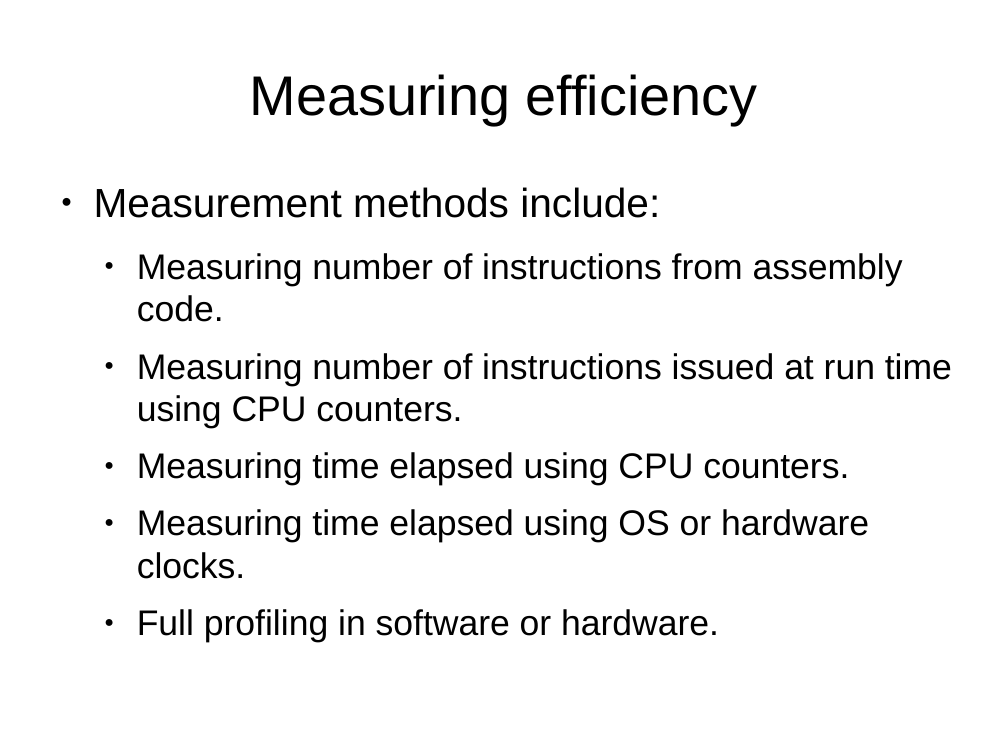
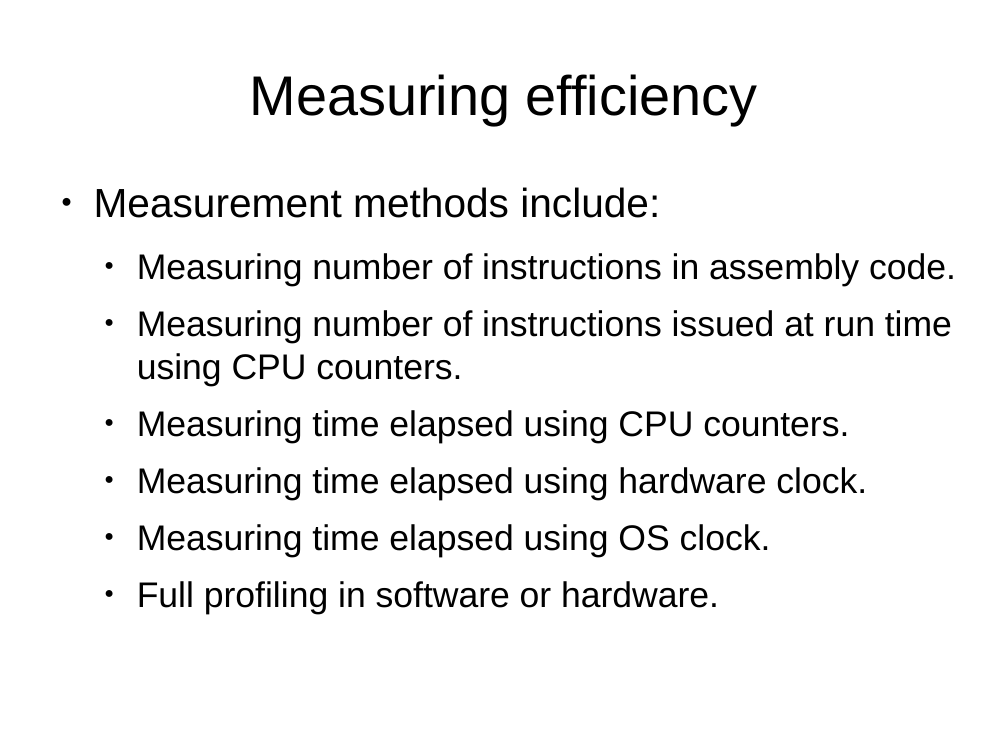
Before and after one commit to veltzer/demos-linux, a slide deck: slide 18 of multi_core/effective_cplusplus.odp (slide 16 before the commit). Drawn at 1008x756 pixels with LibreOffice and Linux fonts; fonts in the diff are those of the drawing. Boxes give left, top, right and bottom in pixels: in the first picture for what was removed or moved away, otherwise in the second. Text is boxed around its words. In the diff, an @@ line names an element or a change of style, - is before the commit and + after.

```diff
--- a/multi_core/effective_cplusplus.odp
+++ b/multi_core/effective_cplusplus.odp
@@ text at (137, 253, 956, 286): text changed @@
-  ● Measuring number of instructions from assembly code.
+  ● Measuring number of instructions in assembly code.
@@ text at (137, 467, 867, 557): text changed @@
-  ● Measuring time elapsed using OS or hardware clocks.
+  ● Measuring time elapsed using hardware clock.
+  ● Measuring time elapsed using OS clock.
```
Also in this commit, not shown: 6 other slides changed, 31 slides added, 3 other files.
